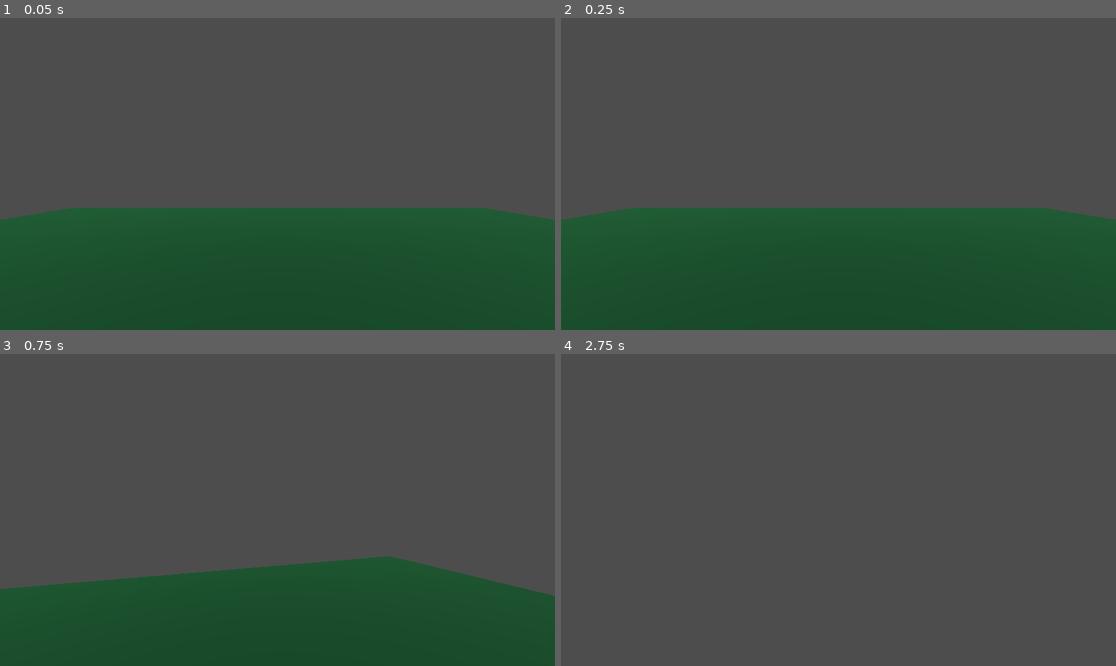
Above: before the commit, frames 1-4 (two rows, left to right).
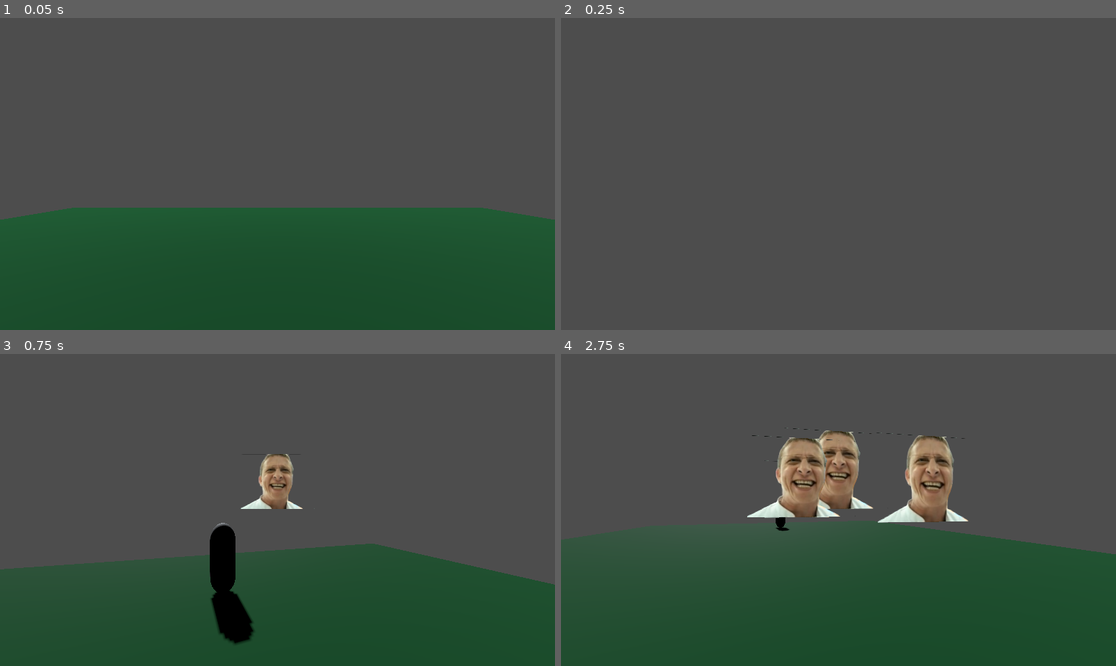
Above: after the commit, the same moments.

Repository: Weetson/careless-whisper
Game: Godot game, scene res://Scenes/root.tscn
Same seed, same stepped clock (60 frames per second), same inputs: the game is played once before the commit and once after it.
Inputs (mouse positions are in pixels of both pictures, inside the frame that each line leads up to):
- Up to frame 1 (0.05 s): no input
- Up to frame 2 (0.25 s): no input
- Up to frame 3 (0.75 s): tap Enter (ui_accept) at 0.5 s; move the mouse to (305, 510) at 0.52 s; hold W (ui_up) from 0.53 s (still down)
- Up to frame 4 (2.75 s): keep holding W (ui_up); tap Enter (ui_accept) at 0.77, 1.52 s; move the mouse to (810, 510) at 1.27 s; move the mouse to (849, 503) at 2.02 s

Frame 1 is identical in both runs. In frame 2, 39% of the frame differs, in the area x 0-100%, y 60-100%; in frame 3, 7.3%; in frame 4, 47%, in the area x 0-100%, y 23-100%.

Commit message:
Added prototype of ohlobystin

Diff:
--- /dev/null
+++ b/Scenes/enemygoida.tscn
@@ -0,0 +1,13 @@
+[gd_scene load_steps=3 format=3 uid="uid://dpi8iulilcivs"]
+
+[ext_resource type="Texture2D" uid="uid://bu7c1lqnro1oi" path="res://Models/ohlob.png" id="1_ja416"]
+[ext_resource type="AudioStream" uid="uid://c66v6yy20shis" path="res://Audios/1.mp3" id="2_wt87i"]
+
+[node name="enemygoida" type="Node3D"]
+
+[node name="ohlob" type="Sprite3D" parent="."]
+transform = Transform3D(1, 0, 0, 0, 1, 0, 0, 0, 1, 0, 1, 0)
+texture = ExtResource("1_ja416")
+
+[node name="sound" type="AudioStreamPlayer3D" parent="ohlob"]
+stream = ExtResource("2_wt87i")
--- a/Scenes/root.tscn
+++ b/Scenes/root.tscn
@@ -1,6 +1,7 @@
-[gd_scene load_steps=8 format=3 uid="uid://bc0p0lh18b6ty"]
+[gd_scene load_steps=9 format=3 uid="uid://bc0p0lh18b6ty"]
 
 [ext_resource type="Script" path="res://Scripts/player.gd" id="1_wxqqr"]
+[ext_resource type="Script" path="res://Scripts/camera.gd" id="2_sdo0m"]
 
 [sub_resource type="StandardMaterial3D" id="StandardMaterial3D_apdxf"]
 albedo_color = Color(5.53504e-07, 0.342553, 0.148678, 1)
@@ -39,7 +40,8 @@
 [node name="camerapoint" type="Node3D" parent="player"]
 transform = Transform3D(1, 0, 0, 0, 1, 0, 0, 0, 1, 0, 0.65, 0)
 
-[node name="Camera3D" type="Camera3D" parent="player/camerapoint"]
+[node name="camera" type="Camera3D" parent="player/camerapoint"]
+script = ExtResource("2_sdo0m")
 
 [node name="MeshInstance3D" type="MeshInstance3D" parent="."]
 transform = Transform3D(0.7, 0, 0, 0, 1, 0, 0, 0, 0.7, 0, 1, 5)
--- /dev/null
+++ b/Scripts/camera.gd
@@ -0,0 +1,43 @@
+extends Camera3D
+
+var last_rotation : Vector3 = Vector3.ZERO
+var chance_to_spawn : float = 0.1  # Шанс появления (10%)
+var tween : Tween = null
+
+func _process(delta):
+	var rotation_difference = (global_transform.basis.get_euler() - last_rotation).length()
+	spawn_enemy()
+	#if rotation_difference > 3.14 / 6:  # Проверяем поворот на 30 градусов
+		#last_rotation = global_transform.basis.get_euler()
+		#if randf() < chance_to_spawn:
+			#spawn_enemy()
+
+func spawn_enemy():
+	# Enemy scene load
+	var enemy_scene = preload("res://Scenes/enemygoida.tscn")
+	var enemy = enemy_scene.instantiate()
+
+	# Добавляем врага в ту же сцену, где находится игрок
+	get_parent().add_child(enemy)
+
+	# Позиция врага перед игроком
+	enemy.global_transform.origin = global_transform.origin + global_transform.basis.z.normalized() * 5
+
+	# Воспроизводим звук врага
+	var sound = enemy.get_node("ohlob/sound")
+	if sound:
+		sound.play()
+
+	# Поворот камеры к врагу
+	focus_camera_on(enemy.global_transform.origin)
+
+func focus_camera_on(target_position: Vector3):
+	# Создаём Tween динамически, если он ещё не создан
+	if not tween or not tween.is_valid():
+		tween = create_tween()
+
+	var direction = (target_position - global_transform.origin).normalized()
+	var new_basis = Basis().looking_at(direction, Vector3.UP)
+
+	# Анимируем вращение камеры через basis
+	tween.tween_property(self, "global_transform:basis", new_basis, 0.5)
Not shown, added: Audios/1.mp3.import
Not shown, added: Audios/2.mp3.import
Not shown, added: Audios/3.mp3.import
Binary file added: Models/ohlob.png
Not shown, added: Models/ohlob.png.import
Not shown, added: Audios/1.mp3
Not shown, added: Audios/2.mp3
Not shown, added: Audios/3.mp3
